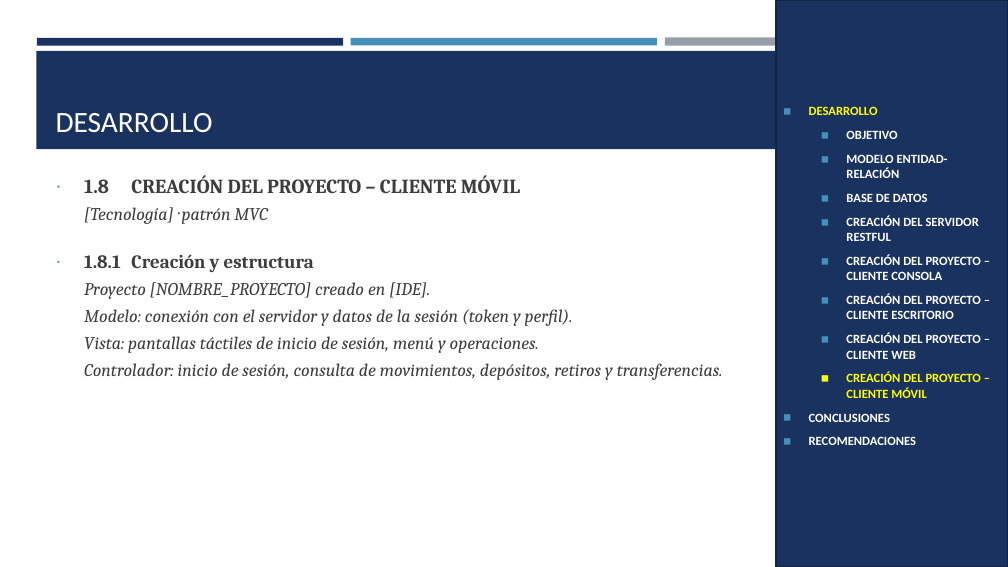
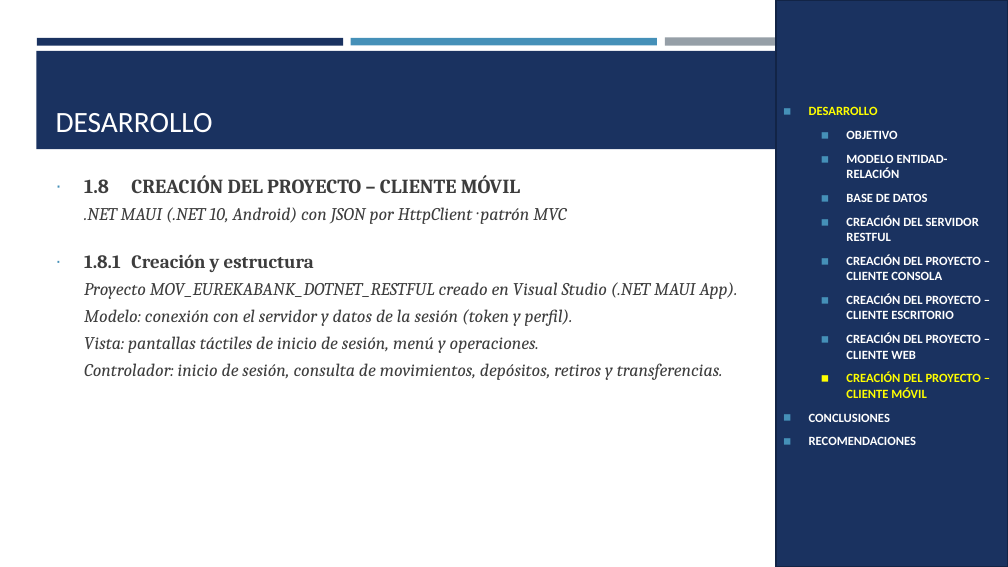
Before and after one commit to IMarcusDev/TI.1.4.-PAO202651_RESTFUL_DOTNET_CONBDD_NRC36883_GR04, a slide deck: slide 28 of 05. DOCUMENTACION/PRESENTACION TI.1.4. RESTFUL con BDD en DOTNET GR4.pptx (slide 25 before the commit). Drawn at 1008x567 pixels with LibreOffice and Linux fonts; fonts in the diff are those of the drawing. Boxes give left, top, right and bottom in pixels: in the first picture for what was removed or moved away, otherwise in the second. Text is boxed around its words. In the diff, an @@ line names an element or a change of style, - is before the commit and + after.

```diff
--- a/05. DOCUMENTACION/PRESENTACION TI.1.4. RESTFUL con BDD en DOTNET GR4.pptx
+++ b/05. DOCUMENTACION/PRESENTACION TI.1.4. RESTFUL con BDD en DOTNET GR4.pptx
@@ text at (84,207,566,224): text changed @@
-[Tecnología] · patrón MVC
+.NET MAUI (.NET 10, Android) con JSON por HttpClient · patrón MVC
@@ text at (84,282,738,299): text changed @@
-Proyecto [NOMBRE_PROYECTO] creado en [IDE].
+Proyecto MOV_EUREKABANK_DOTNET_RESTFUL creado en Visual Studio (.NET MAUI App).
```
Also in this commit, not shown: 19 other slides changed, 4 slides added.
